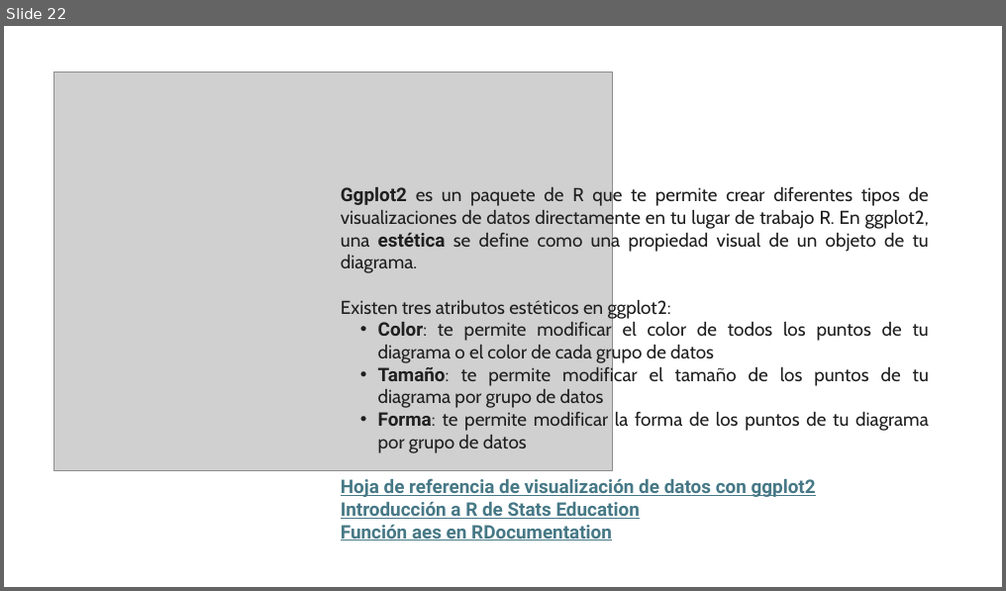
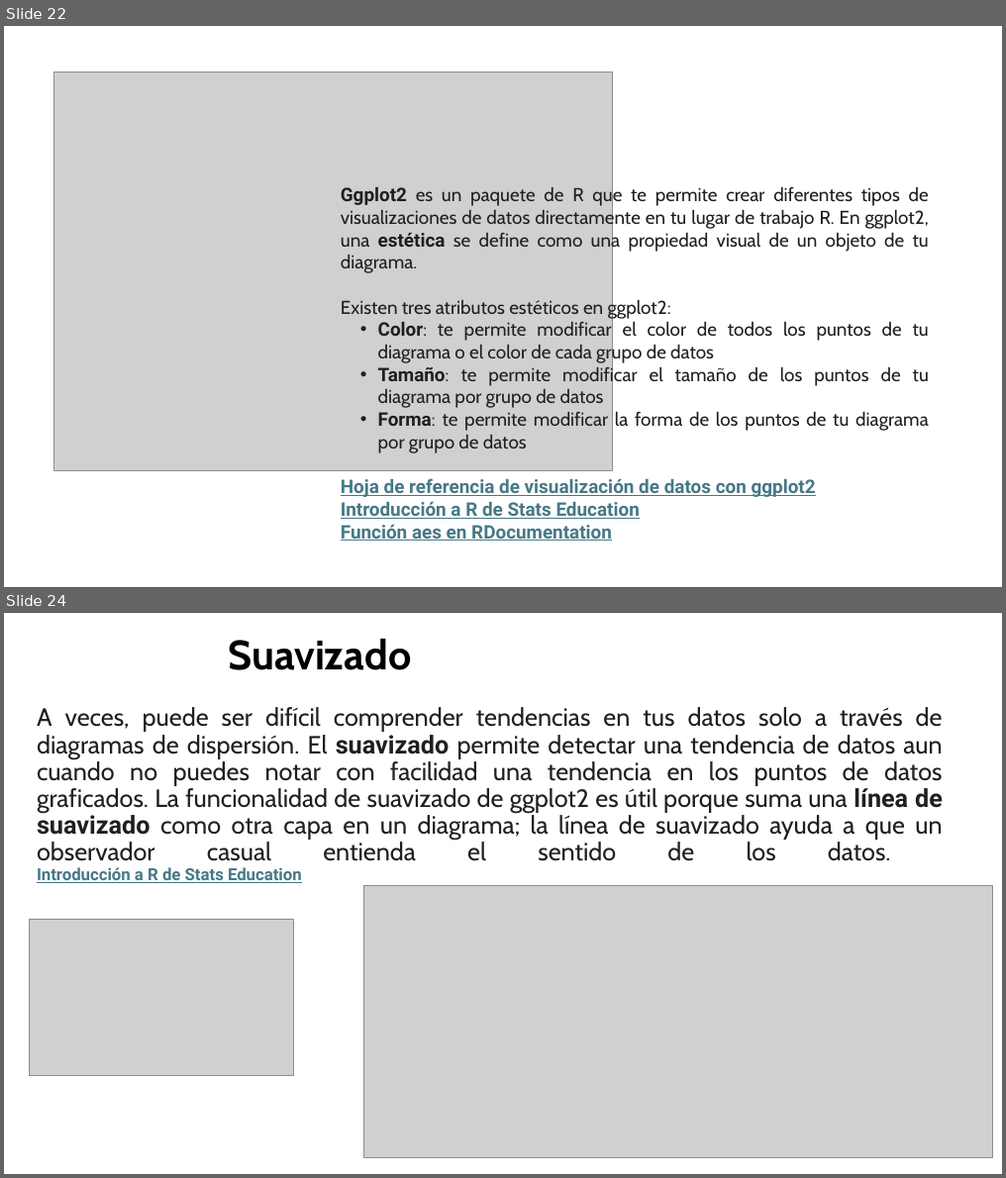
Before and after one commit to megath12/Data_Analysis_Google, a slide deck: 7_2_AnalisisD_programando_R.pptx. Shown one above the other, each under a label of ours: slide 22 before the commit, slides 22 and 24 after it; the slides between them are not shown. The pictures are 1006x591 and 1006x1178 pixels, drawn with LibreOffice and Linux fonts; fonts in the diff are those of the drawing; grey boxes stand for pictures. Boxes give left, top, right and bottom in pixels: in the first picture for what was removed or moved away, otherwise in the second. Text is boxed around its words. In the diff, an @@ line names an element or a change of style, - is before the commit and + after.

```diff
--- a/7_2_AnalisisD_programando_R.pptx
+++ b/7_2_AnalisisD_programando_R.pptx
@@ slide 24 added at bbox=[4, 613, 1002, 1174], background #FFFFFF @@
@@ title added at bbox=[229, 638, 412, 670], 39.6 pt, text #000000, bold @@
+Suavizado
@@ text added at bbox=[37, 707, 943, 883], 24 pt, text #1F1F1F @@
+A veces, puede ser difícil comprender tendencias en tus datos solo a través de diagramas de dispersión. El suavizado permite detectar una tendencia de datos aun cuando no puedes notar con facilidad una tendencia en los puntos de datos graficados. La funcionalidad de suavizado de ggplot2 es útil porque suma una línea de suavizado como otra capa en un diagrama; la línea de suavizado ayuda a que un observador casual entienda el sentido de los datos.
+Introducción a R de Stats Education
@@ picture added at bbox=[364, 886, 993, 1158] @@
@@ picture added at bbox=[30, 919, 293, 1076] @@
```
Also in this commit, not shown: 1 other slide added, 1 slide removed, 1 other file.
